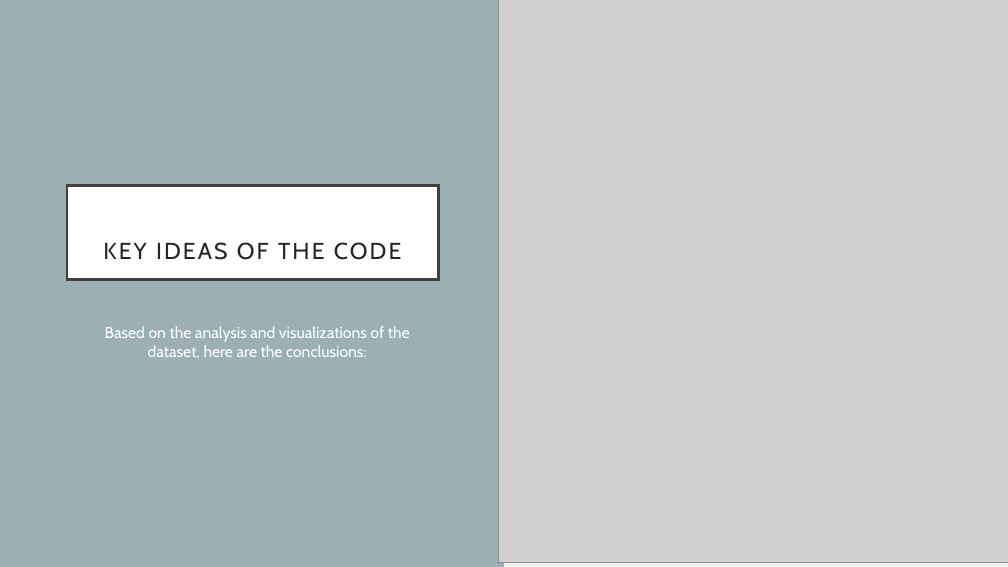
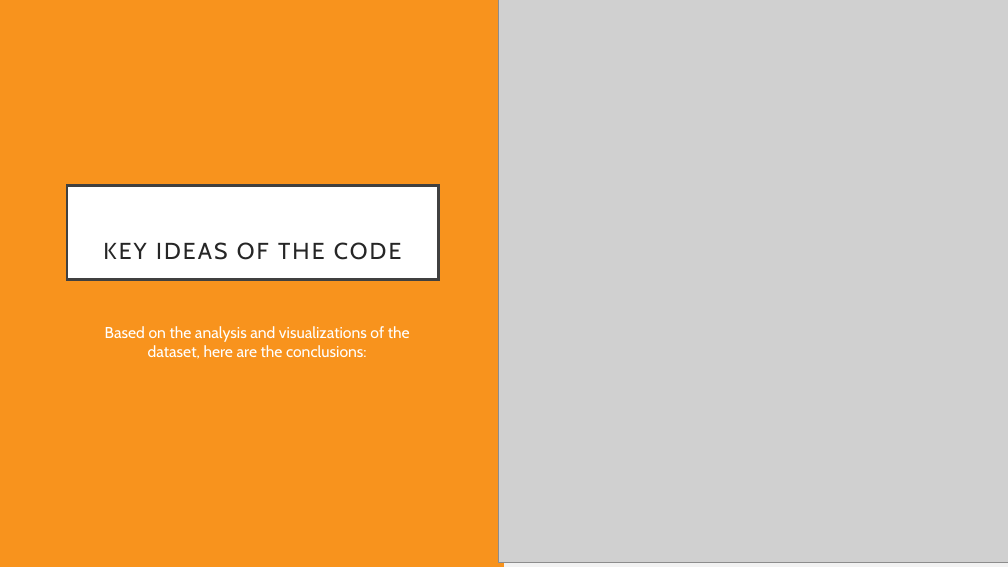
Before and after one commit to LachlanPotter33/Proj-4-Group-3, a slide deck: slide 19 of Presentation.pptx (slide 9 before the commit). Drawn at 1008x567 pixels with LibreOffice and Linux fonts; fonts in the diff are those of the drawing; grey boxes stand for pictures. Boxes give left, top, right and bottom in pixels: in the first picture for what was removed or moved away, otherwise in the second. Text is boxed around its words. In the diff, an @@ line names an element or a change of style, - is before the commit and + after.

```diff
--- a/Presentation.pptx
+++ b/Presentation.pptx
@@ rectangle at box(0, 0, 504, 567): fill #9BAFB5 to #F8931D @@
```
Also in this commit, not shown: 11 other slides changed, 11 slides added, 3 slides removed, 5 other files.
